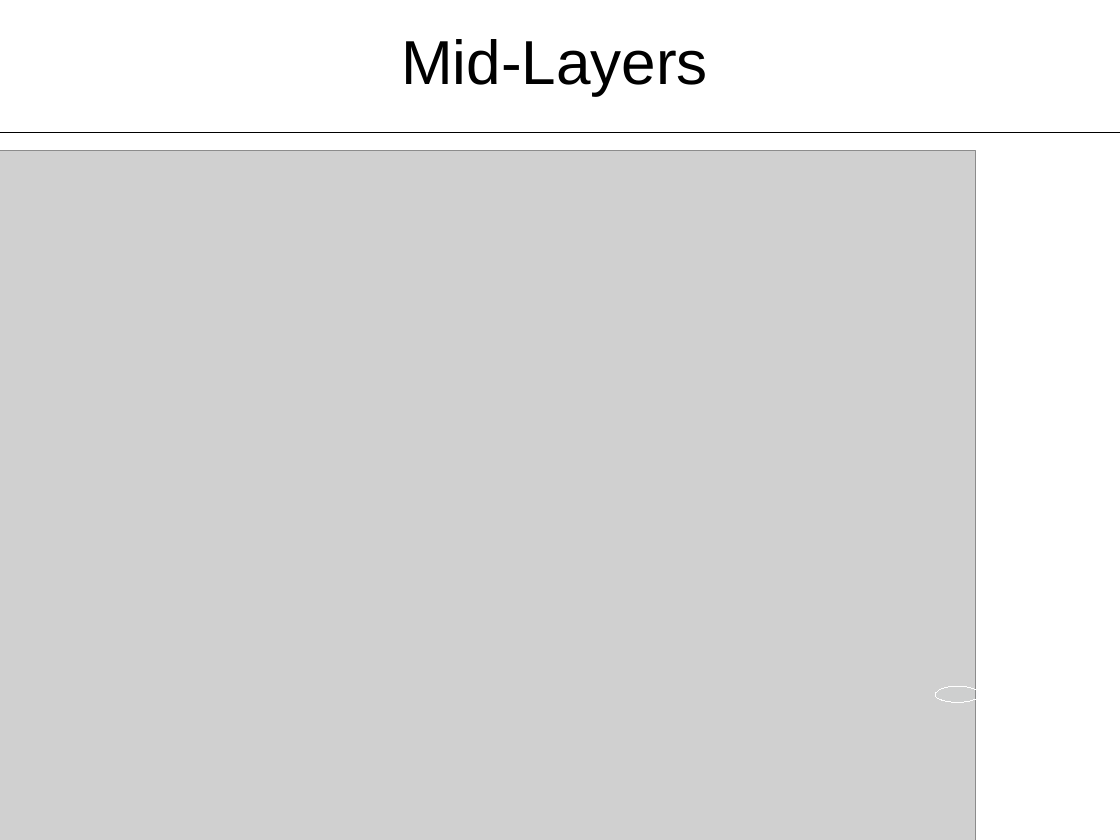
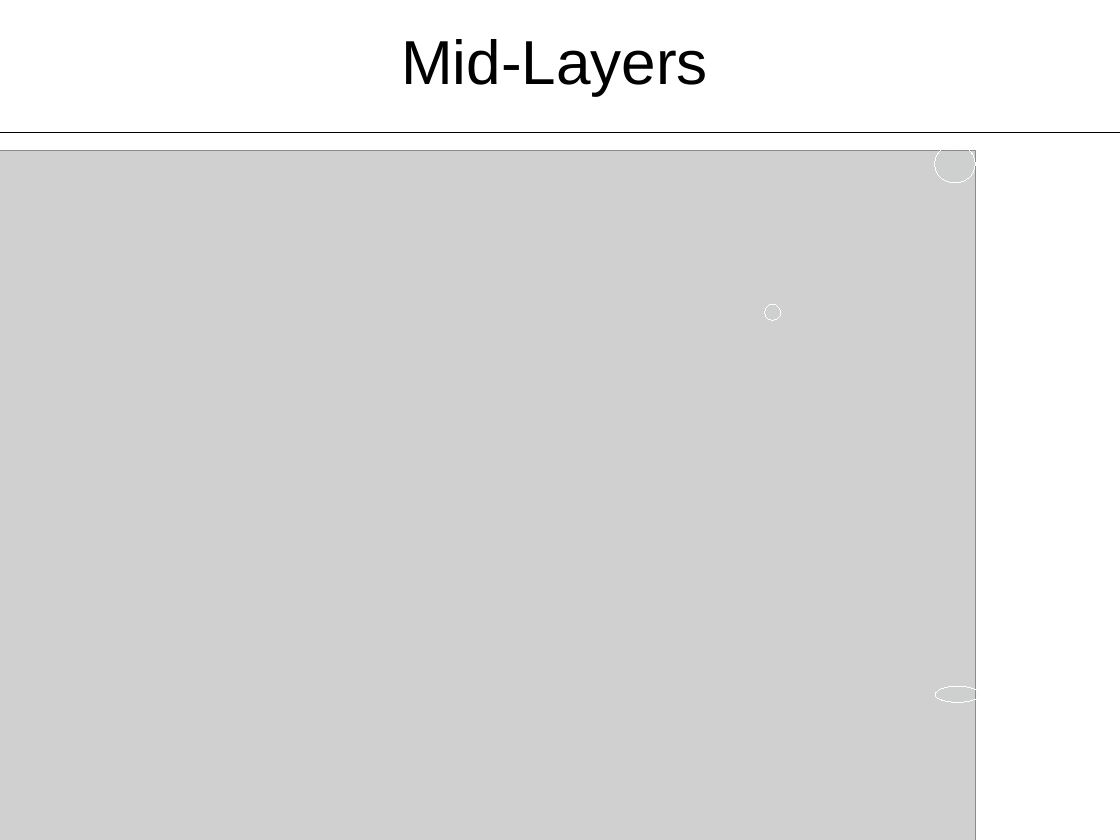
Before and after one commit to Mockasoehnchen/YCMVis, a slide deck: slide 4 of Mockup/Mockup.odp. Drawn at 1120x840 pixels with LibreOffice and Linux fonts; fonts in the diff are those of the drawing; grey boxes stand for pictures; background and template pictures are left out. Boxes give left, top, right and bottom in pixels: in the first picture for what was removed or moved away, otherwise in the second. Text is boxed around its words. In the diff, an @@ line names an element or a change of style, - is before the commit and + after.

Commit message:
bottom layer for mockup, first written decription of features

```diff
--- a/Mockup/Mockup.odp
+++ b/Mockup/Mockup.odp
@@ ellipse added at box(935, 144, 976, 183), outline #FFFFFF 0 pt @@
@@ ellipse added at box(765, 304, 782, 320), outline #FFFFFF 0 pt @@
```
Also in this commit, not shown: 3 other slides changed, 4 slides added, 38 other files.
